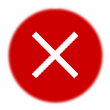
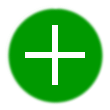
Before/after of a 110 × 110 layered artwork. What changed in the layer stack:
hid "white x" over [32, 30, 78, 79]
showed "white plus" over [52, 25, 58, 85]
showed "white minus" over [25, 52, 85, 58]
showed "green disc" over [5, 6, 105, 105]
hid "red disc" over [5, 6, 105, 105]
